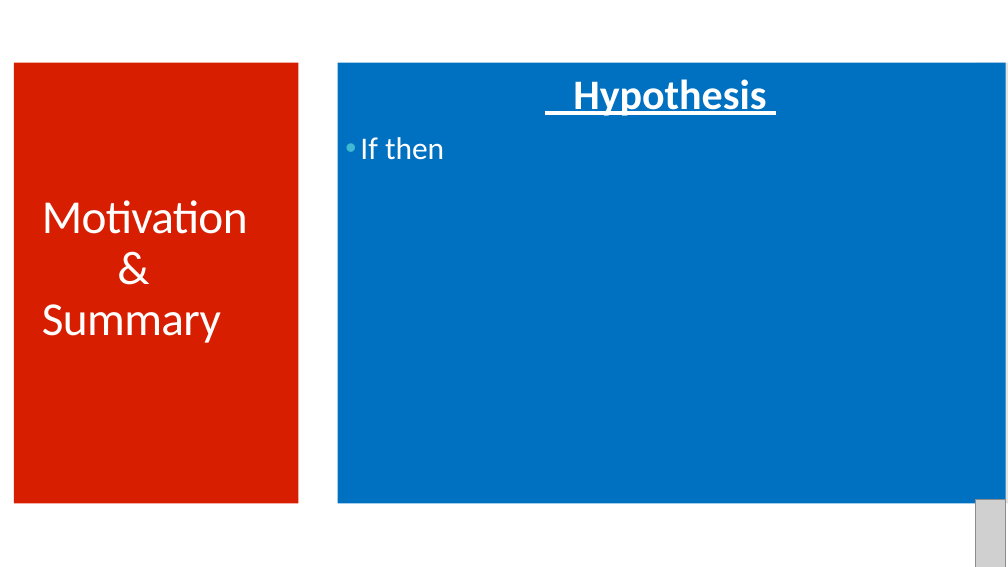
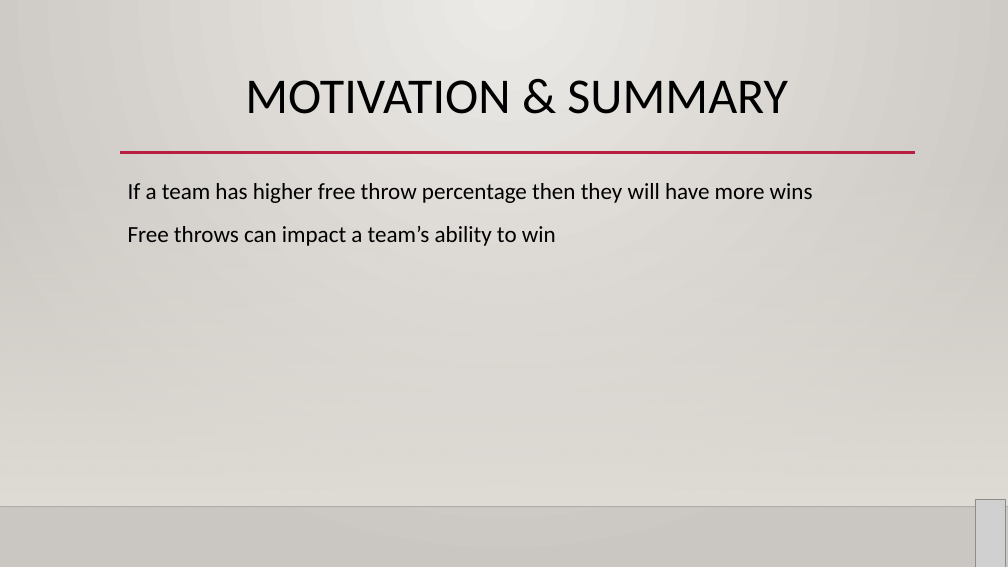
Before and after one commit to cnwaubi/LuckyNumber7, a slide deck: slide 2 of Presentation.pptx. Drawn at 1008x567 pixels with LibreOffice and Linux fonts; fonts in the diff are those of the drawing; grey boxes stand for pictures; background and template pictures are left out. Boxes give left, top, right and bottom in pixels: in the first picture for what was removed or moved away, otherwise in the second. Text is boxed around its words. In the diff, an @@ line names an element or a change of style, - is before the commit and + after.

```diff
--- a/Presentation.pptx
+++ b/Presentation.pptx
@@ background #FFFFFF to gradient #ECEAE7 to #CAC7C1 @@
@@ rectangle removed at [14, 63, 299, 504] @@
@@ title "MOTIVATION & SUMMARY" at [245, 80, 788, 114]: vertical alignment middle to top @@
@@ title at [245, 80, 788, 114]: text changed; size 45 to 47.7 pt; text colour #FFFFFF to #000000 @@
-Motivation
-&
-Summary
+MOTIVATION & SUMMARY
@@ text removed at [338, 63, 1006, 504] @@
-• If then
@@ text removed at [573, 79, 766, 116] @@
-Hypothesis
@@ rectangle removed at [977, 63, 1008, 504] @@
@@ rectangle added at [0, 167, 1008, 507], fill gradient #DFDBD5 @@
@@ line added from (120, 153) to (915, 153), #B71E42 2.5 pt @@
@@ text added at [128, 183, 813, 246], 22 pt, text #000000 @@
+If a team has higher free throw percentage then they will have more wins
+Free throws can impact a team’s ability to win
@@ line added from (0, 507) to (1008, 507), #000001 1 pt @@
```
Also in this commit, not shown: 7 other slides changed, 8 slides added, 5 slides removed, 2 other files.
